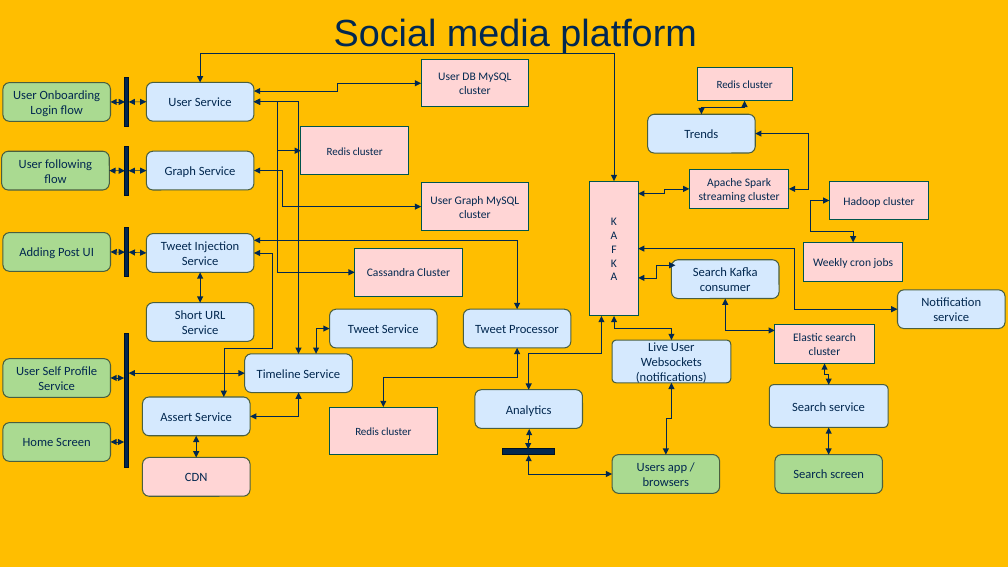
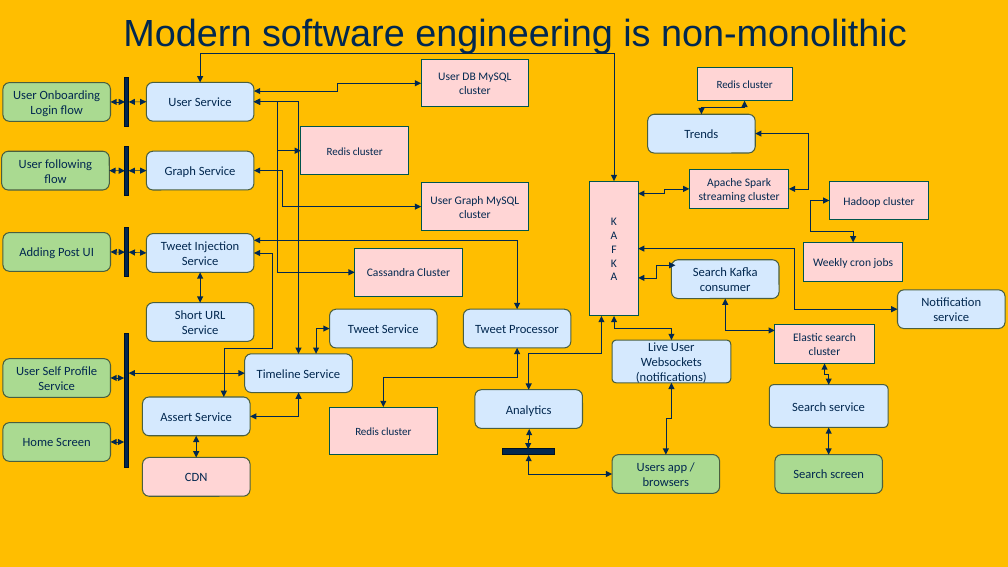
Before and after one commit to davsec-teaching/W26_ECS_160, a slide deck: slide 14 of slides/Intro.pptx (slide 11 before the commit). Drawn at 1008x567 pixels with LibreOffice and Linux fonts; fonts in the diff are those of the drawing; background and template pictures are left out. Boxes give left, top, right and bottom in pixels: in the first picture for what was removed or moved away, otherwise in the second. Text is boxed around its words. In the diff, an @@ line names an element or a change of style, - is before the commit and + after.

```diff
--- a/slides/Intro.pptx
+++ b/slides/Intro.pptx
@@ title at box(123, 18, 907, 53): text changed @@
-Social media platform
+Modern software engineering is non-monolithic
```
Also in this commit, not shown: 10 other slides changed, 7 slides added, 10 other files.
